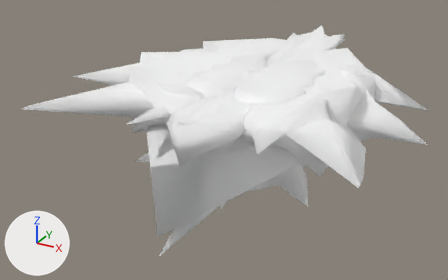
Renders of the glTF model docs/models/weapons/w14/010_sld.glb from each side of a commit.
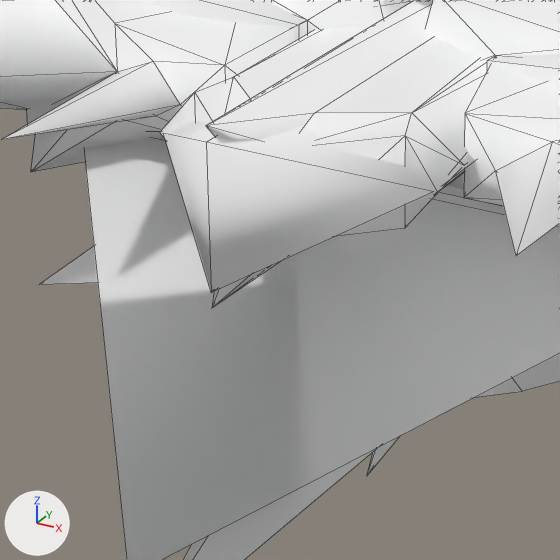
There are two pictures of each version: one whole from a 50 mm lens placed at (1.06, -2.35, 0.86), pointed at (-0.17, -0.1, -0.26), one close up on the part from 28% to 60% of the width and 32% to 83% of the height. Lighting does not change. The marker at lower left points along +X, +Y and +Z. The last two pictures show the newer version. The close-ups show mesh edges as thin lines. Vertices at exactly the same position are counted once.

Names of what the first close-up shows: 'Group[0]', 'Group[100]', 'Group[1]'.
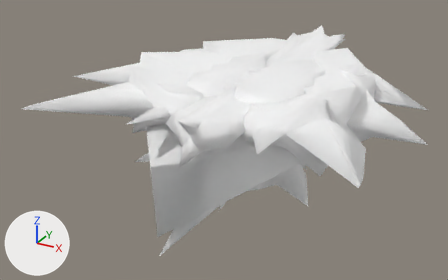
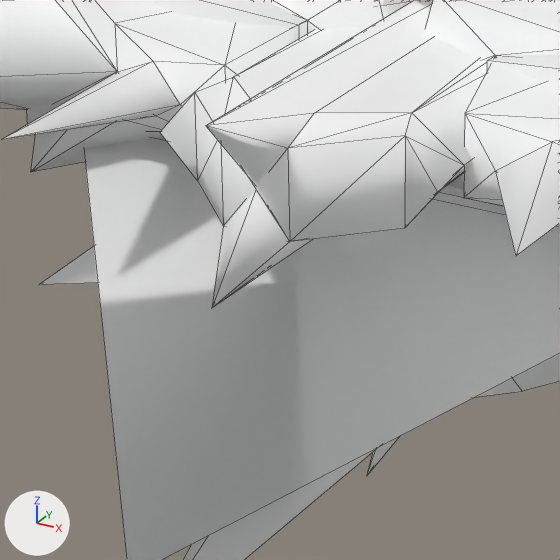
Pixel boxes (x1, y1, x2, y2) of what changed, in the close-ups (560 x 560 px):
part 1 of me_group_1, cut back
    before: (163, 121, 475, 293)

What changed in the scene script:
```text
Change me_group_1:
    used by ob_group_1; location = (0.0, 0.0, 0.0)
    remove me_group_1.from_pydata(...)  # 91 vertices, 150 faces; spans x -0.15..0.15, y -0.74..1.0, z -0.1..0.13
    add me_group_1.from_pydata(...)  # 81 vertices, 134 faces; spans x -0.15..0.15, y -0.74..1.0, z -0.1..0.13
    me_group_1 part 1
    10 vertices are removed from x -0.14..0.14, y -0.74..0.61, z -0.07..0.07
    24 faces are deleted
    8 new faces join them
```
